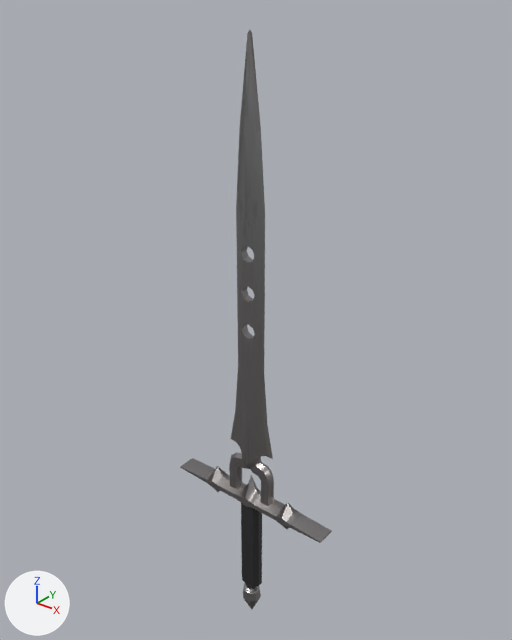
The FBX model Assets/Static_Meshes/Foreground/SM_Blockout_Sword_3.fbx: old version first, new version second.
The view is the same before and after, from a 50 mm lens placed at (0.856, -1.052, 1.507), pointed at (-0.026, 0.05, 0.824). Arrows for +X, +Y and +Z are at lower left; the lights stay in place.

Script lines for the objects in view, before the commit:
```python
me_cylinder_013 = bpy.data.meshes.new('Cylinder.013')
me_cylinder_013.from_pydata(...)  # 425 vertices, 409 faces; spans x -0.215..0.215, y -0.023..0.023, z 0.0..1.423
# faces by material slot: [385, 24]
me_cylinder_013.materials.append(mat_metal)  # picture img_t_trim_metal_steel_albedo_png
me_cylinder_013.materials.append(mat_black_velvet)  # black #282828
ob_sword_3 = bpy.data.objects.new('Sword_3', me_cylinder_013)
ob_sword_3.location = (0.0, 0.0, 0.0)
```
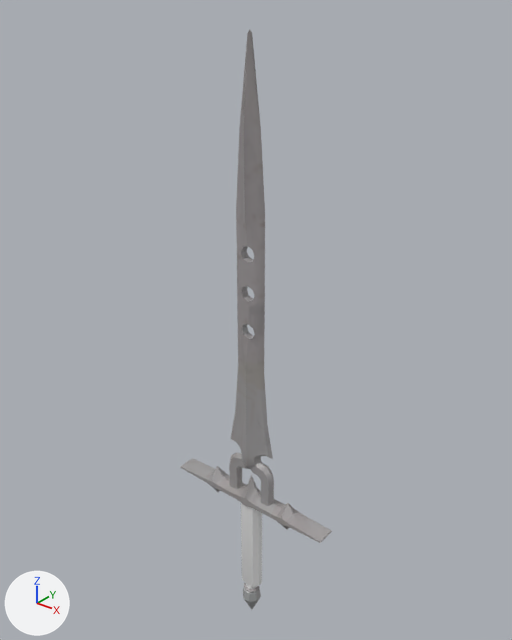
The change, as JSON lines over the scene's bpy script:
```json
{"op": "add", "block": "mat_metal_002", "code": ["mat_metal_002 = principled_material('Metal.002')", "mat_metal_002.texture = img_t_trim_metal_steel_albedo_png", "mat_metal_002.roughness = 0.327"]}
{"op": "add", "block": "mat_weaponry", "code": ["mat_weaponry = principled_material('weaponry')", "mat_weaponry.base_color = (0.8, 0.8, 0.8)  # white #e7e7e7"]}
{"block": "me_cylinder_013", "where": "# used by ob_sword_3; location = (0.0, 0.0, 0.0)"}
{"op": "remove", "block": "me_cylinder_013", "code": "me_cylinder_013.from_pydata(...)  # 425 vertices, 409 faces; spans x -0.215..0.215, y -0.023..0.023, z 0.0..1.423"}
{"op": "remove", "block": "me_cylinder_013", "code": "me_cylinder_013.materials.append(mat_metal)  # picture img_t_trim_metal_steel_albedo_png"}
{"op": "add", "block": "me_cylinder_013", "code": "me_cylinder_013.from_pydata(...)  # 451 vertices, 492 faces; spans x -0.215..0.215, y -0.023..0.023, z 0.0..1.423"}
{"block": "me_cylinder_013", "change": "me_cylinder_013 part 1"}
{"block": "me_cylinder_013", "change": "39 faces are deleted"}
{"block": "me_cylinder_013", "change": "4 vertices in x -0.03..0.03, y -0.006..0.006, z 0.999 move by (0.0, 0.0, 0.001)"}
{"block": "me_cylinder_013", "change": "4 vertices in x -0.03..0.03, y -0.006..0.006, z 0.909 move by (0.0, 0.0, 0.002)"}
{"block": "me_cylinder_013", "change": "4 vertices in x -0.03..0.03, y -0.006..0.006, z 0.82 move by (0.0, 0.0, 0.003)"}
{"block": "me_cylinder_013", "change": "2 vertices move from x 0.0, y -0.018..0.018, z 0.488 to x 0.0, y -0.018..0.018, z 0.509"}
{"block": "me_cylinder_013", "change": "20 vertices are added at x -0.018..0.018, y -0.018..0.018, z 0.536..1.022"}
{"block": "me_cylinder_013", "change": "6 new vertices lie (0.0, 0.0, -0.019) away from vertices in x -0.018..0.018, y -0.009..0.009, z 0.914..1.001"}
{"block": "me_cylinder_013", "change": "120 new faces join them, mat_metal_002 (picture img_t_trim_metal_steel_albedo_png)"}
{"block": "me_cylinder_013", "change": "me_cylinder_013 part 2: 368 kept faces spanning x -0.215..0.215, y -0.023..0.023, z 0.0..1.423 get new texture (UV) coordinates"}
{"block": "me_cylinder_013", "change": "me_cylinder_013 part 3: 24 faces spanning x -0.028..0.028, y -0.017..0.017, z 0.09..0.369 switch from mat_black_velvet (black #282828) to mat_weaponry (white #e7e7e7)"}
{"op": "add", "block": "me_cylinder_013", "code": "me_cylinder_013.materials.append(mat_metal_002)  # picture img_t_trim_metal_steel_albedo_png"}
```

Changed parts and their boxes [x1, y1, x2, y2] in the pictures (512 x 640 px):
```json
{"part": 1, "of": "me_cylinder_013", "change": "built on", "before": [236, 209, 265, 507], "after": [236, 209, 265, 507]}
{"part": 2, "of": "me_cylinder_013", "change": "surface changed", "before": [180, 30, 332, 610], "after": [180, 30, 332, 610]}
{"part": 3, "of": "me_cylinder_013", "change": "recoloured", "before": [241, 503, 262, 589], "after": [241, 503, 262, 589], "on screen": "black to grey"}
```
